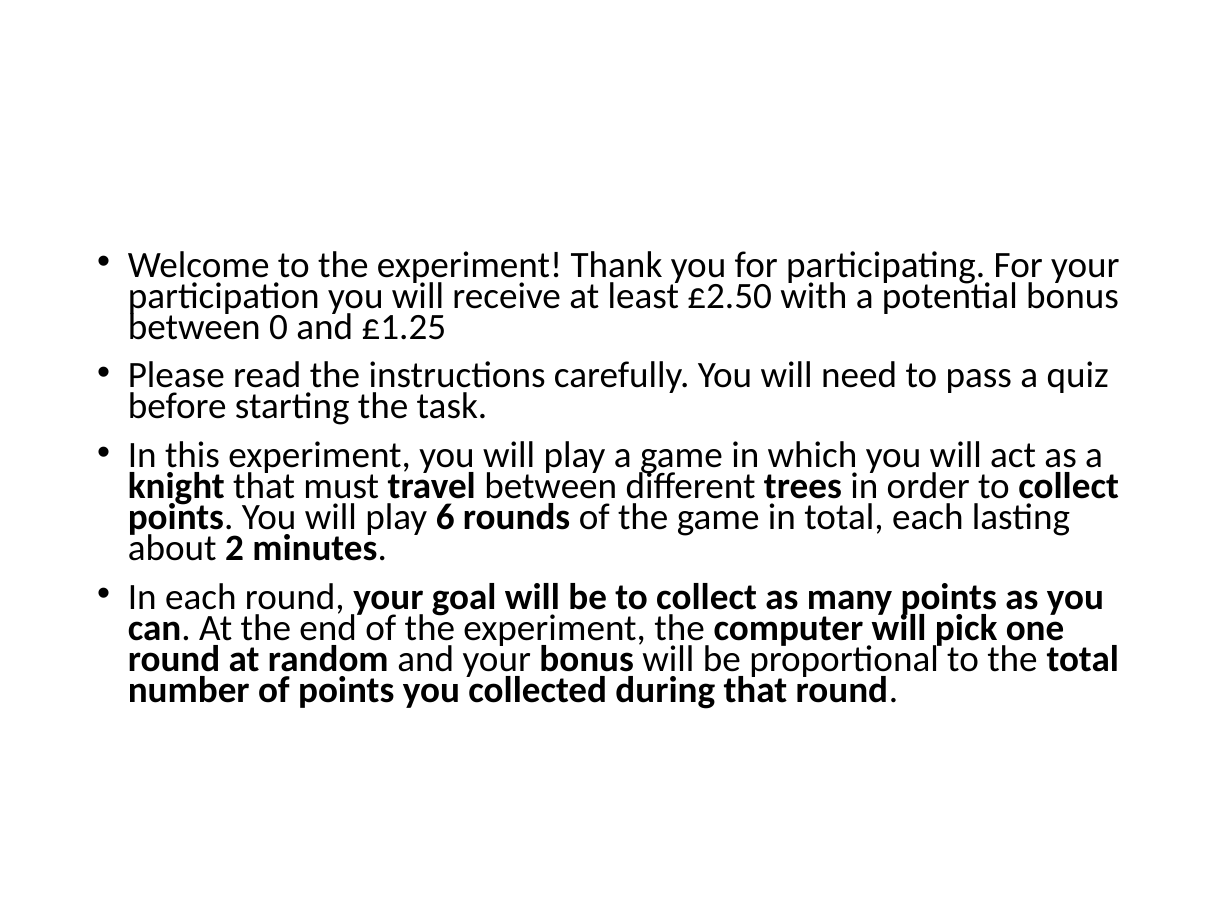
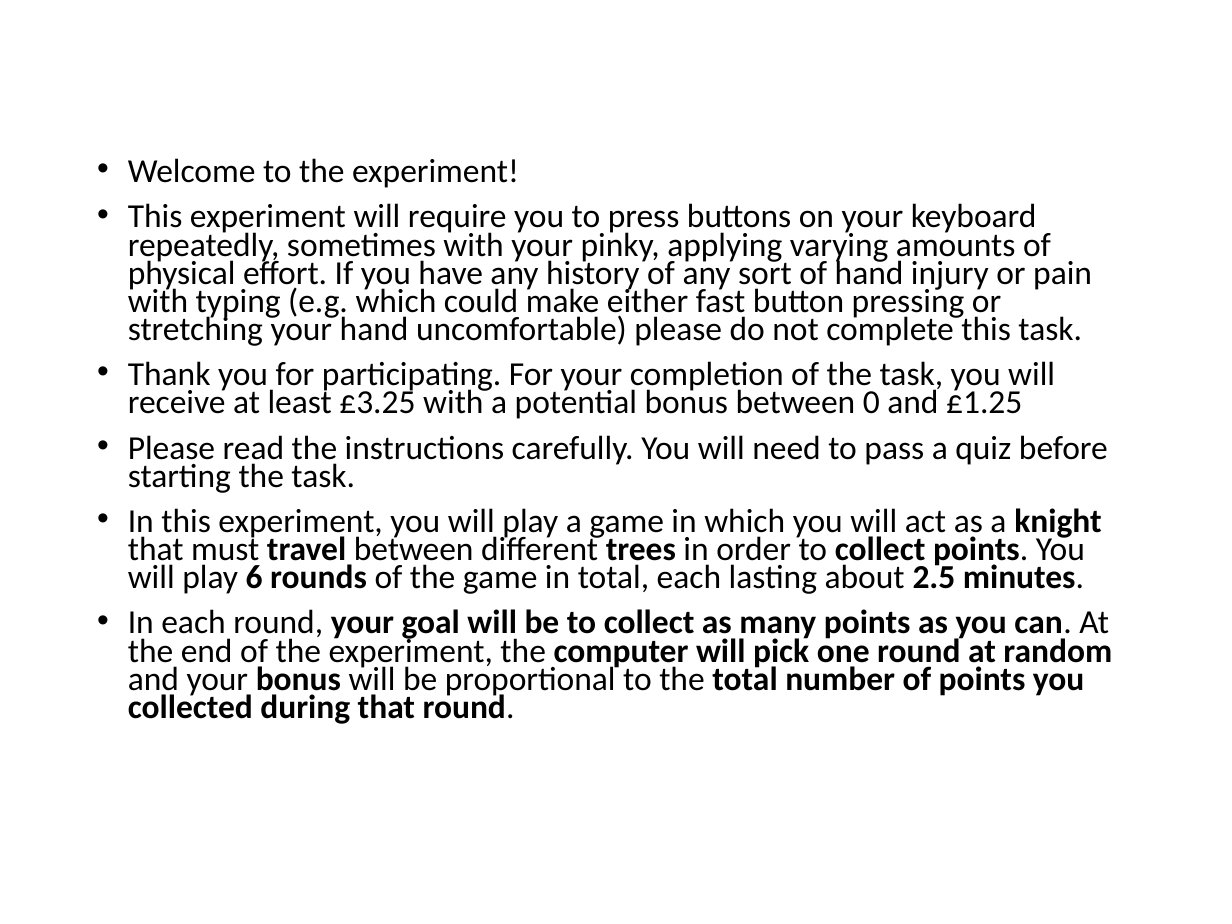
Before and after one commit to evanrussek/forage_jsp, a slide deck: slide 1 of public/ver_3/Stimuli/forage_instructions.pptx. Drawn at 1232x924 pixels with LibreOffice and Linux fonts; fonts in the diff are those of the drawing. Boxes give left, top, right and bottom in pixels: in the first picture for what was removed or moved away, otherwise in the second. Text is boxed around its words. In the diff, an @@ line names an element or a change of style, - is before the commit and + after.

```diff
--- a/public/ver_3/Stimuli/forage_instructions.pptx
+++ b/public/ver_3/Stimuli/forage_instructions.pptx
@@ text "Welcome to the experiment!": place and size @@
-text "Welcome to the experiment!" at box(128, 251, 1119, 709)
+text "Welcome to the experiment!" at box(128, 158, 1112, 724)
@@ text at box(128, 158, 1092, 419): text changed; size 21.7 to 19.6 pt @@
-• Welcome to the experiment! Thank you for participating. For your participation you will receive at least £2.50 with a potential bonus between 0 and £1.25
+• Welcome to the experiment!
+• This experiment will require you to press buttons on your keyboard repeatedly, sometimes with your pinky, applying varying amounts of physical effort. If you have any history of any sort of hand injury or pain with typing (e.g. which could make either fast button pressing or stretching your hand uncomfortable) please do not complete this task.
+• Thank you for participating. For your completion of the task, you will receive at least £3.25 with a potential bonus between 0 and £1.25
@@ text at box(128, 435, 1112, 724): size 21.7 to 19.6 pt in "Please read the instructions carefully. You will ...", "In each round, your goal will be ..." @@
@@ text at box(128, 508, 1101, 594): text changed; size 21.7 to 19.6 pt @@
-• In this experiment, you will play a game in which you will act as a knight that must travel between different trees in order to collect points. You will play 6 rounds of the game in total, each lasting about 2 minutes.
+• In this experiment, you will play a game in which you will act as a knight that must travel between different trees in order to collect points. You will play 6 rounds of the game in total, each lasting about 2.5 minutes.
```
Also in this commit, not shown: 7 other slides changed, 14 other files.
